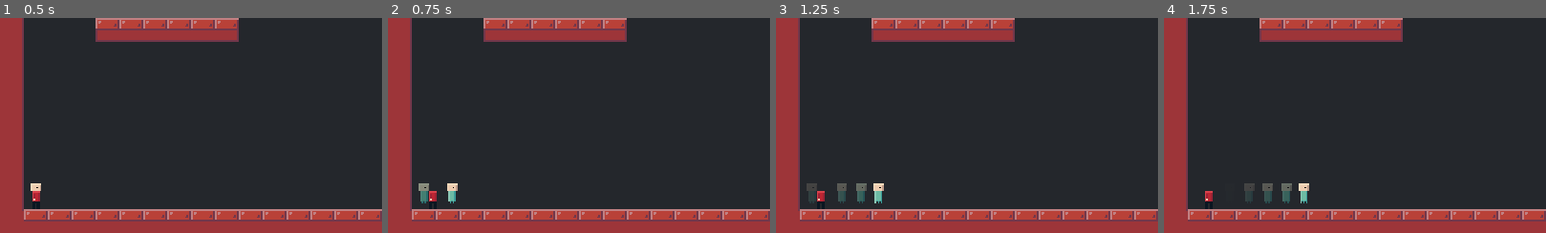
Above: before the commit, frames 1-4 (left to right).
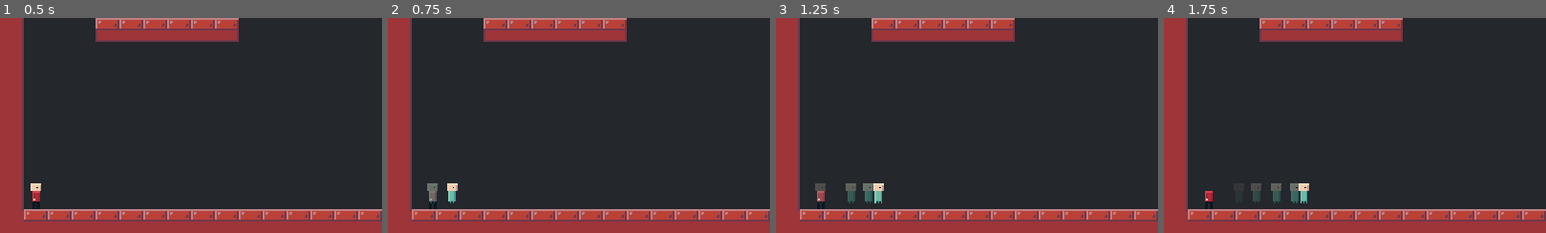
Above: after the commit, the same moments.

Repository: Lunatic-Games/kill-me-now
Game: Godot game, scene res://levels/level_test.tscn
Two runs of this game, one before a commit and one after it. Both use one fixed random seed, a clock stepped at 60 frames per second and the inputs below.
Inputs:
- Up to frame 1 (0.5 s): no input
- Up to frame 2 (0.75 s): tap Enter at 0.5 s; hold D (move_right) from 0.53 s (still down); tap E (action_soul_mode) at 0.6 s
- Up to frame 3 (1.25 s): keep holding D (move_right); tap Space (action_jump) at 0.77 s
- Up to frame 4 (1.75 s): keep holding D (move_right); tap E (action_soul_mode) at 1.35 s; tap Space (action_jump) at 1.52 s
The pictures show only the part of the screen within x 0-50%, y 50-100%; the shares and areas given below are measured in that part.

Frame 1 is identical in both runs. In frame 2, 0.4% of the frame differs, in the area x 8-13%, y 76-87%; in frame 3, 1.0%, in the area x 8-26%, y 76-87%; in frame 4, 1.0%.

Commit message:
Fixed soul trail

Diff:
--- a/menus/main_menu/main_menu.gd
+++ b/menus/main_menu/main_menu.gd
@@ -6,7 +6,7 @@
 
 
 func begin_new_game():
-	get_tree().quit()
+	get_tree().change_scene("res://levels/level_test.tscn")
 
 
 func _on_LevelSelectButton_pressed():
--- a/player/player.gd
+++ b/player/player.gd
@@ -55,7 +55,7 @@
 	remove_child(soul)
 	get_parent().add_child(soul)
 	soul.global_position = pos
-	soul.free = true
+	soul.free_from_body()
 	soul.velocity = Vector2(300, 0)
 
 
--- a/soul/soul.gd
+++ b/soul/soul.gd
@@ -10,7 +10,7 @@
 
 func _ready():
 	if get_tree().current_scene == self:
-		free = true
+		free_from_body()
 
 
 func _physics_process(delta):
@@ -33,3 +33,8 @@
 		velocity = velocity.clamped(SPEED_MAX)
 	velocity = move_and_slide(velocity)
 	velocity = lerp(velocity, Vector2(0, 0), 0.1)
+
+
+func free_from_body():
+	free = true
+	$Particles2D.emitting = true
--- a/soul/soul.tscn
+++ b/soul/soul.tscn
@@ -45,6 +45,7 @@
 script = ExtResource( 2 )
 
 [node name="Particles2D" type="Particles2D" parent="."]
+emitting = false
 amount = 4
 local_coords = false
 process_material = SubResource( 3 )
Not shown: 5 places in menus/main_menu/main_menu.tscn that only renumber resources
